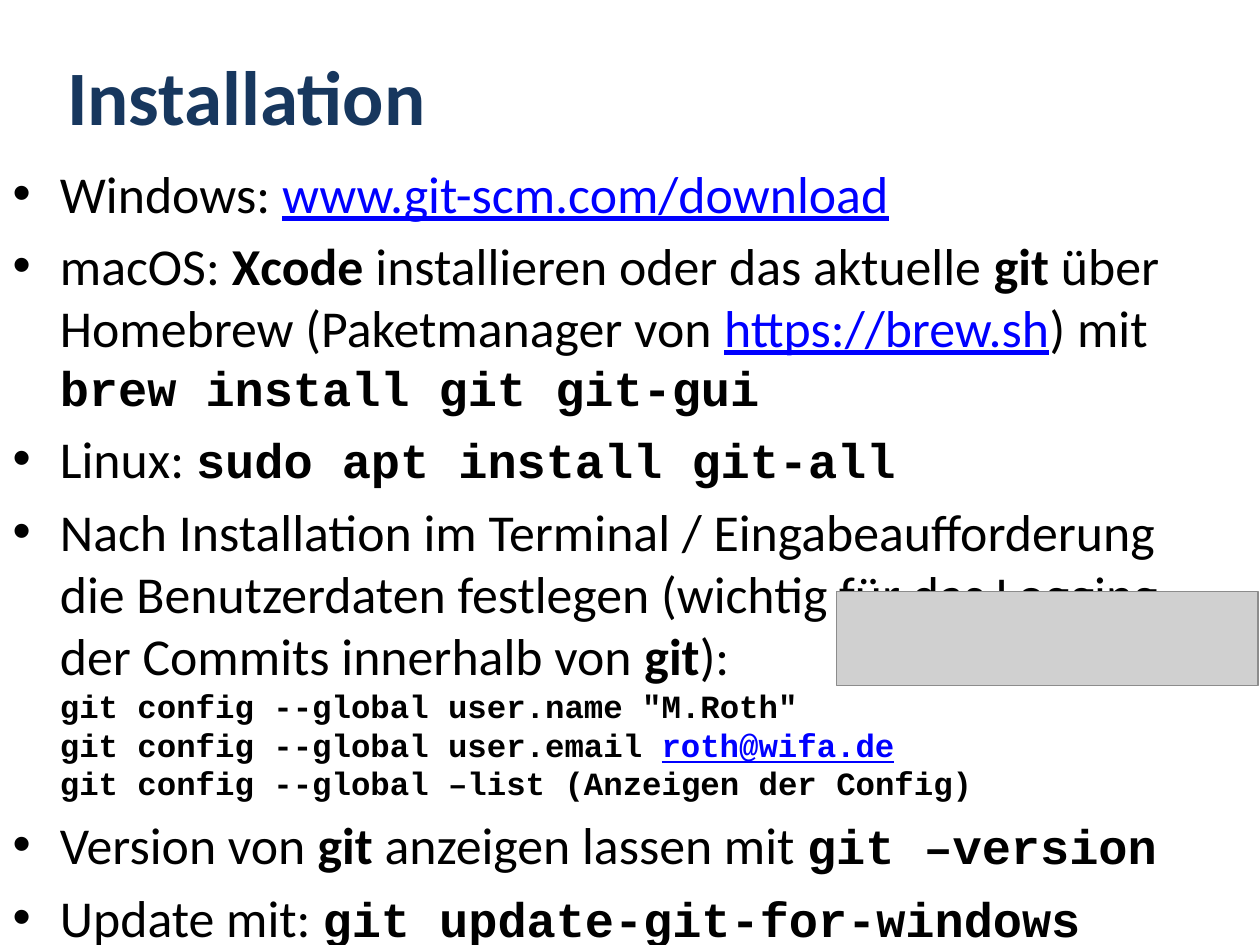
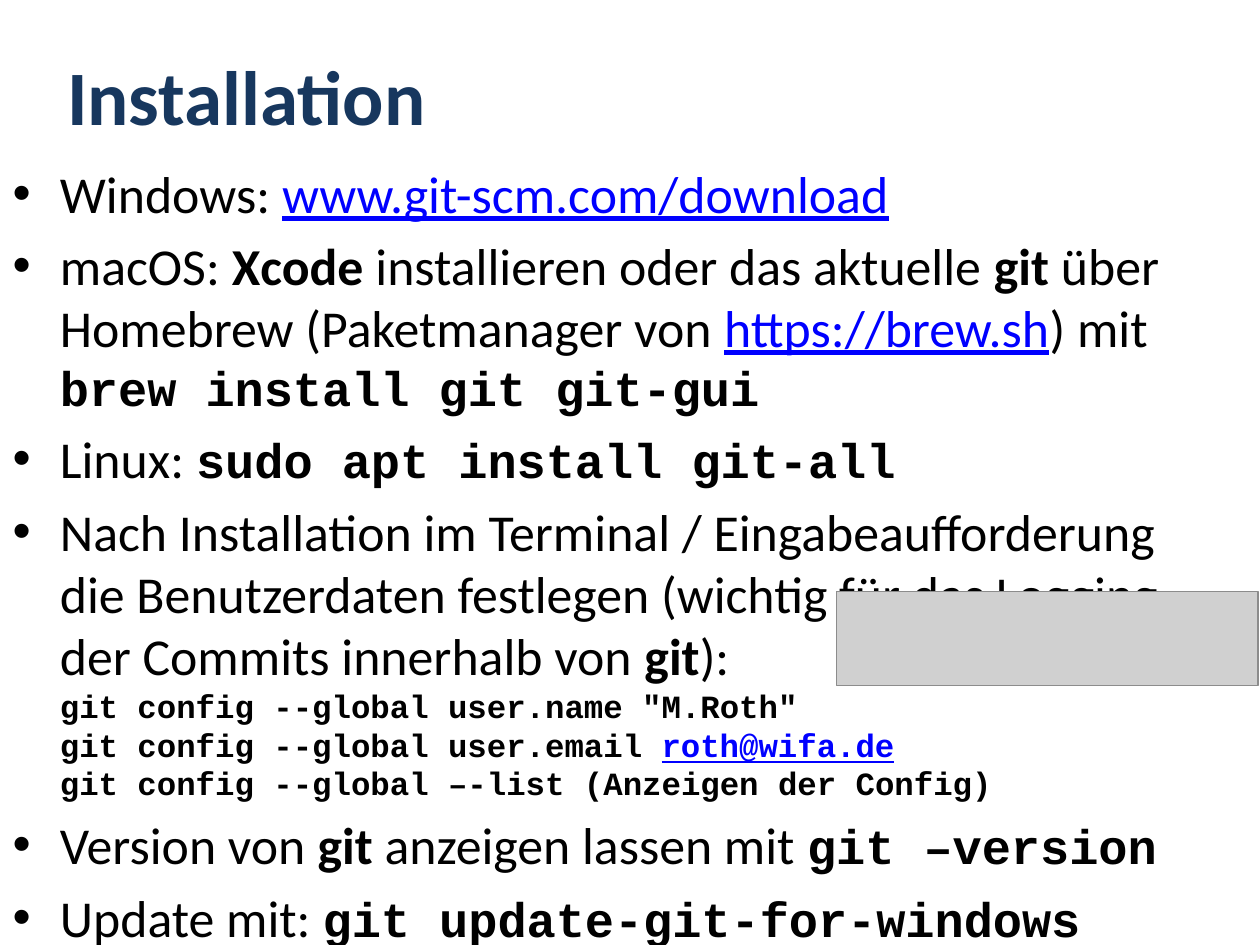
Before and after one commit to MickyRoth/Presentations, a slide deck: slide 4 of Git.pptx. Drawn at 1260x945 pixels with LibreOffice and Linux fonts; fonts in the diff are those of the drawing; grey boxes stand for pictures; background and template pictures are left out. Boxes give left, top, right and bottom in pixels: in the first picture for what was removed or moved away, otherwise in the second. Text is boxed around its words. In the diff, an @@ line names an element or a change of style, - is before the commit and + after.

```diff
--- a/Git.pptx
+++ b/Git.pptx
@@ text at bbox=[60, 515, 1158, 802]: text changed @@
-• Nach Installation im Terminal / Eingabeaufforderung die Benutzerdaten festlegen (wichtig für das Logging der Commits innerhalb von git):
-  git config --global user.name "M.Roth"
-  git config --global user.email roth@wifa.de
-  git config --global –list (Anzeigen der Config)
+• Nach Installation im Terminal / Eingabeaufforderung die Benutzerdaten festlegen (wichtig für das Logging der Commits innerhalb von git):
+  git config --global user.name "M.Roth"
+  git config --global user.email roth@wifa.de
+  git config --global –-list (Anzeigen der Config)
```
Also in this commit, not shown: 1 other file.
